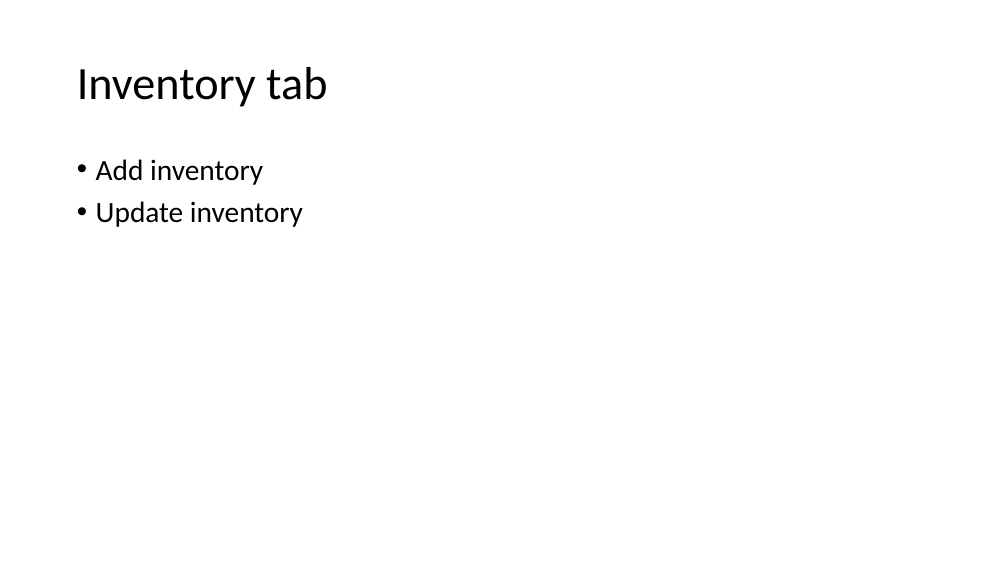
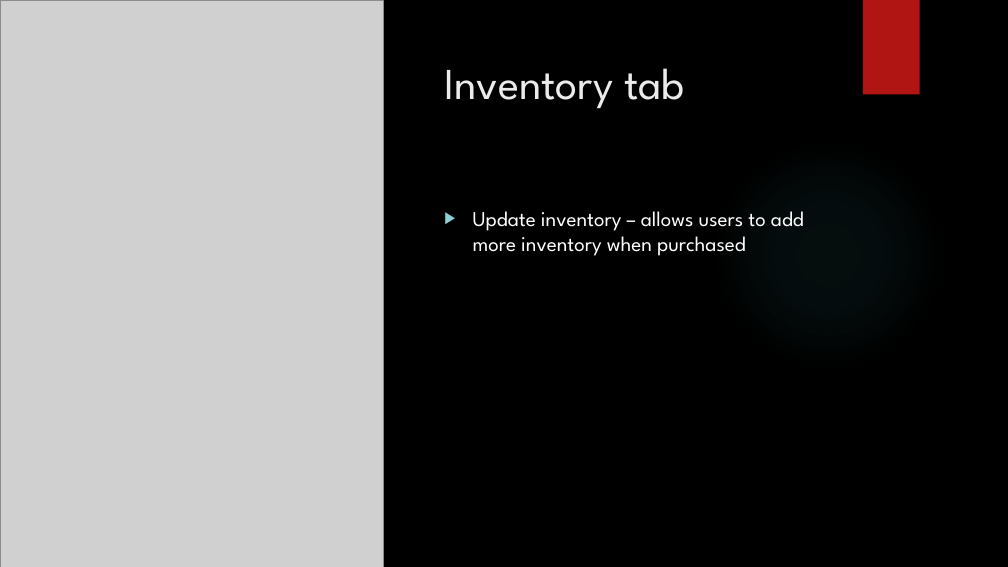
Before and after one commit to kate199696/SeniorProject, a slide deck: slide 9 of presentation/designpres.pptx (slide 8 before the commit). Drawn at 1008x567 pixels with LibreOffice and Linux fonts; fonts in the diff are those of the drawing; grey boxes stand for pictures; background and template pictures are left out. Boxes give left, top, right and bottom in pixels: in the first picture for what was removed or moved away, otherwise in the second. Text is boxed around its words. In the diff, an @@ line names an element or a change of style, - is before the commit and + after.

```diff
--- a/presentation/designpres.pptx
+++ b/presentation/designpres.pptx
@@ background #FFFFFF to picture (left out) @@
@@ picture added at (0, 0, 383, 567) @@
@@ rectangle added at (863, 0, 920, 95), fill #B01513 @@
@@ title "Inventory tab": place and size @@
-title "Inventory tab" at (77, 67, 327, 107)
+title "Inventory tab" at (444, 68, 685, 108)
@@ title "Inventory tab" at (444, 68, 685, 108): size 44 to 42 pt, font Calibri to League Spartan, text colour #000000 to #EBEBEB; line spacing 0.9 to 1; vertical alignment middle to top @@
@@ ellipse added at (712, 138, 944, 371), fill gradient #50B9C1 @@
@@ text at (473, 211, 804, 256): text changed; size 28 to 20 pt; font Calibri to League Spartan; text colour #000000 to #FFFFFF @@
-• Add inventory
-• Update inventory
+▶ Update inventory – allows users to add more inventory when purchased
```
Also in this commit, not shown: 10 other slides changed, 3 slides added, 3 other files.
